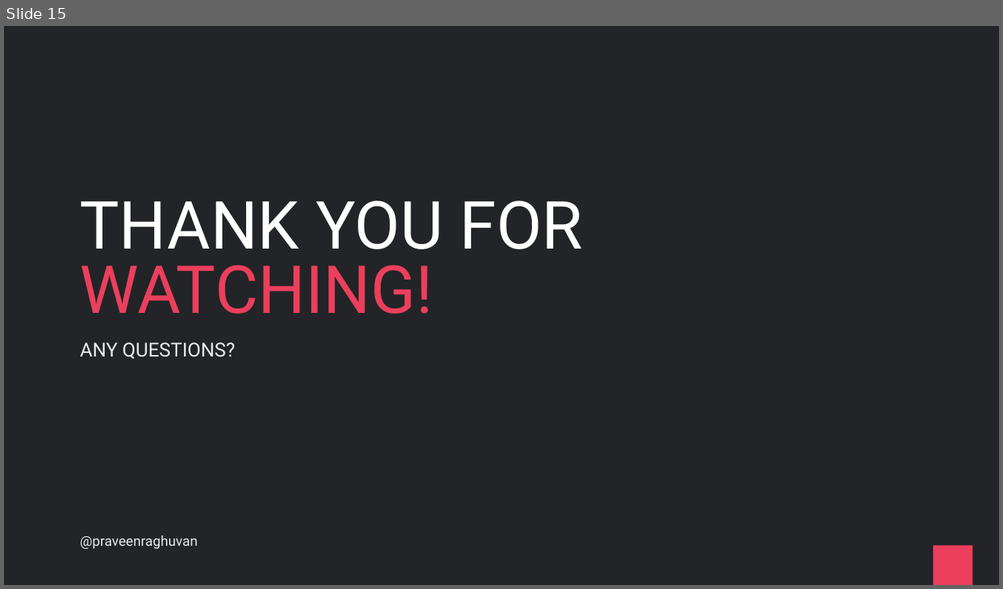
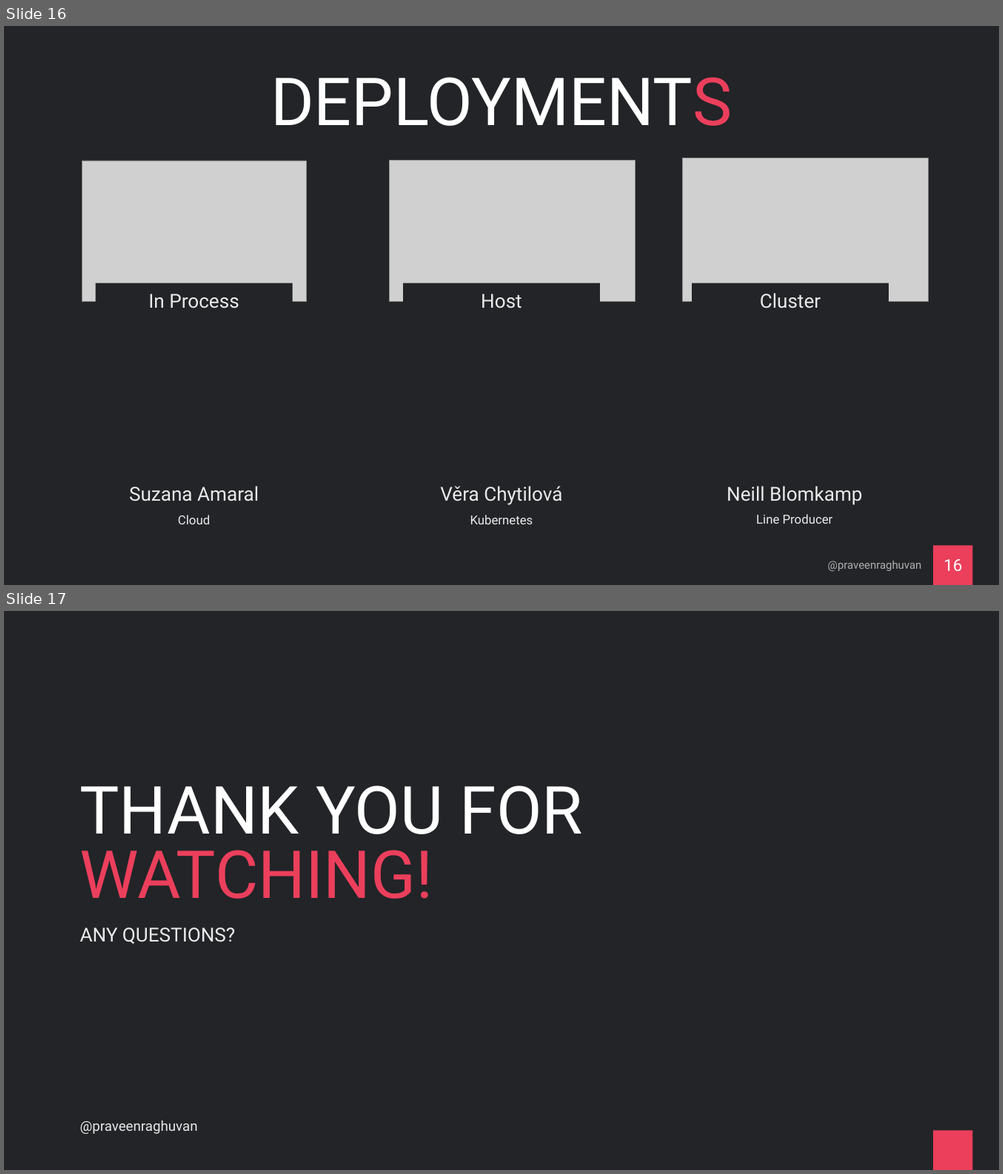
Before and after one commit to praveenraghuvanshi/tech-sessions, a slide deck: drafts/Orleans/ppt/Orleans_draft.pptx. Shown one above the other, each under a label of ours: slide 15 before the commit, slides 16 and 17 after it. The pictures are 1003x589 and 1003x1174 pixels, drawn with LibreOffice and Linux fonts; fonts in the diff are those of the drawing; grey boxes stand for pictures. Boxes give left, top, right and bottom in pixels: in the first picture for what was removed or moved away, otherwise in the second. Text is boxed around its words. In the diff, an @@ line names an element or a change of style, - is before the commit and + after.

Commit message:
Orleans: Deployments

```diff
--- a/drafts/Orleans/ppt/Orleans_draft.pptx
+++ b/drafts/Orleans/ppt/Orleans_draft.pptx
@@ slide 16 added at [4,26,999,585], background #222427; not listed: 1 template element that a slide beside it also shows @@
@@ title added at [270,77,732,126], 96 pt, text #FFFFFF @@
+DEPLOYMENTS
@@ picture added at [683,158,928,301] @@
@@ picture added at [82,161,307,301] @@
@@ picture added at [390,160,635,301] @@
@@ text added at [96,283,293,318], fill #222427, 28 pt, text #EAEAEA @@
+In Process
@@ text added at [403,283,600,318], fill #222427, 28 pt, text #EAEAEA @@
+Host
@@ text added at [691,283,888,318], fill #222427, 28 pt, text #EAEAEA @@
+Cluster
@@ text added at [129,486,259,502], 28 pt, text #EAEAEA @@
+Suzana Amaral
@@ text added at [440,486,562,506], 28 pt, text #EAEAEA @@
+Věra Chytilová
@@ text added at [726,486,862,506], 28 pt, text #EAEAEA @@
+Neill Blomkamp
@@ text added at [178,515,210,525], 18 pt, text #EAEAEA @@
+Cloud
@@ text added at [470,515,533,525], 18 pt, text #EAEAEA @@
+Kubernetes
@@ text added at [756,514,833,524], 18 pt, text #EAEAEA @@
+Line Producer
@@ text added at [828,561,922,571], 16 pt, text #B0B0B0 @@
+@praveenraghuvan
@@ page number added at [943,560,962,571], 24 pt, text #FFFFFF @@
+16
@@ what was slide 15 is now slide 17 @@
```
Also in this commit, not shown: 1 other slide added, 5 other files.
